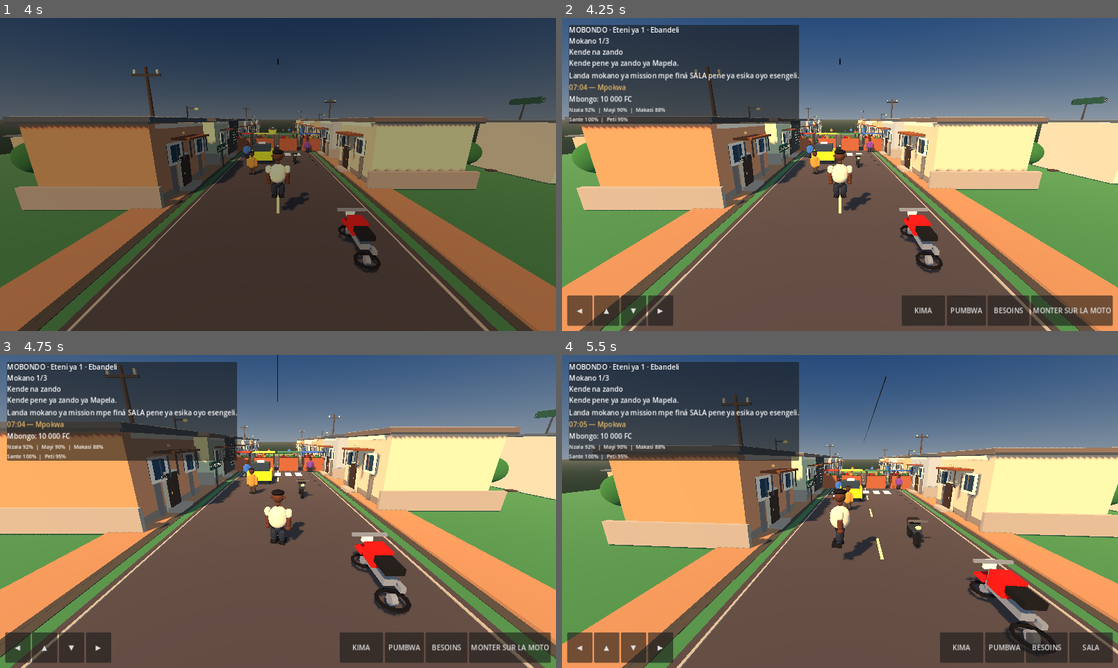
Above: before the commit, frames 1-4 (two rows, left to right).
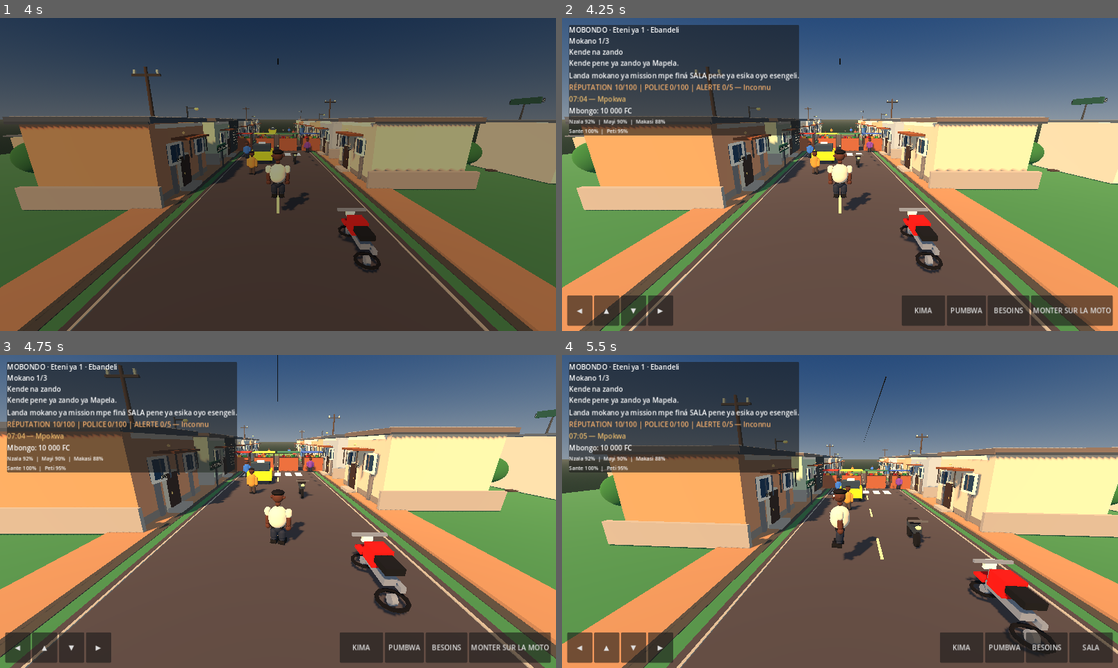
Above: after the commit, the same moments.

Repository: benimandala210-sudo/MOBONDO
Game: Godot game, scene res://scenes/main.tscn
The game is run twice, just before and just after one commit, with the same random seed, the same clock (stepped at 60 frames per second) and the same inputs.
Inputs (mouse positions are in pixels of both pictures, inside the frame that each line leads up to):
- Up to frame 1 (4 s): click "BANDÁ KOSALA" at 0.5 s; click "MODE HISTOIRE" at 1.25 s; tap Enter at 2, 3.5 s; move the mouse to (400, 158) at 2.02 s; hold D (move_right) 2.03-2.75 s; hold Shift (sprint) 2.03-2.75 s; click (400, 158) at 2.17 s; tap Space (jump) at 2.27, 2.75 s; drag from (166, 190) to (250, 237) at 2.77 s; move the mouse to (333, 105) at 3.52 s; hold D (move_right) from 3.53 s (still down); hold Shift (sprint) from 3.53 s (still down)
- Up to frame 2 (4.25 s): keep holding D (move_right); keep holding Shift (sprint)
- Up to frame 3 (4.75 s): release D (move_right) at 4.25 s; release Shift (sprint) at 4.25 s; drag from (250, 574) to (111, 464) at 4.27 s
- Up to frame 4 (5.5 s): move the mouse to (1006, 558) at 5.02 s; hold A (move_left) from 5.03 s (still down); hold Shift (sprint) from 5.03 s (still down); tap Space (jump) at 5.27 s

Frame 1 is identical in both runs. In frame 2, 2.5% of the frame differs, in the area x 1-43%, y 20-38%; in frame 3, 2.4%; in frame 4, 2.6%.

Commit message:
Integrate street reputation and police pressure HUD

Diff:
--- a/scripts/main.gd
+++ b/scripts/main.gd
@@ -5,6 +5,7 @@
 const DIALOGUE_MANAGER_SCRIPT = preload("res://scripts/dialogue_manager.gd")
 const ECONOMY_MANAGER_SCRIPT = preload("res://scripts/economy_manager.gd")
 const NEEDS_MANAGER_SCRIPT = preload("res://scripts/needs_manager.gd")
+const REPUTATION_MANAGER_SCRIPT = preload("res://scripts/reputation_manager.gd")
 const VEHICLE_CONTROLLER_SCRIPT = preload("res://scripts/vehicle_controller.gd")
 const MOBONDO_EMBLEM_SCRIPT = preload("res://scripts/mobondo_emblem.gd")
 const SAVE_PATH := "user://mobondo_save.json"
@@ -15,6 +16,8 @@
 var dialogue_manager
 var economy_manager
 var needs_manager
+var reputation_manager
+var reputation_label: Label
 var vehicle
 var vehicle_label: Label
 var vehicle_occupied := false
@@ -104,6 +107,9 @@
     needs_manager = NEEDS_MANAGER_SCRIPT.new()
     needs_manager.needs_updated.connect(_on_needs_updated)
     add_child(needs_manager)
+    reputation_manager = REPUTATION_MANAGER_SCRIPT.new()
+    reputation_manager.reputation_updated.connect(_on_reputation_updated)
+    add_child(reputation_manager)
     _load_world_state()
     if is_instance_valid(continue_button):
         continue_button.visible = has_saved_world
@@ -1158,6 +1164,8 @@
         return
     if advance_needs and is_instance_valid(needs_manager):
         needs_manager.advance(minutes)
+    if is_instance_valid(reputation_manager):
+        reputation_manager.advance_game_minutes(minutes)
     var total_minutes := world_minutes + minutes
     var crossed_days := int(floor(total_minutes / 1440.0))
     world_minutes = fposmod(total_minutes, 1440.0)
@@ -1173,6 +1181,8 @@
     world_minutes = fposmod(world_minutes + delta, 1440.0)
     if is_instance_valid(needs_manager) and not menu_active:
         needs_manager.advance(delta)
+    if is_instance_valid(reputation_manager) and not menu_active:
+        reputation_manager.advance_game_minutes(delta)
     if world_minutes < previous_minutes and is_instance_valid(economy_manager):
         economy_manager.reset_daily()
     var hour := int(world_minutes / 60.0)
@@ -1265,6 +1275,11 @@
     column.add_child(mission_label)
     status_label = Label.new()
     column.add_child(status_label)
+    reputation_label = Label.new()
+    reputation_label.text = "RÉPUTATION 10/100 | POLICE 0/100 | ALERTE 0/5"
+    reputation_label.add_theme_color_override("font_color", Color(0.95, 0.68, 0.42))
+    reputation_label.autowrap_mode = TextServer.AUTOWRAP_WORD_SMART
+    column.add_child(reputation_label)
     world_clock_label = Label.new()
     world_clock_label.text = "07:00 — Mokolo ya sika"
     world_clock_label.add_theme_color_override("font_color", Color(0.9, 0.72, 0.42))
@@ -2306,6 +2321,12 @@
 func _on_mission_message(message: String) -> void:
     status_label.text = message
 
+func _on_reputation_updated(reputation: int, police_heat: int, wanted_level: int, message: String) -> void:
+    if is_instance_valid(reputation_label) and is_instance_valid(reputation_manager):
+        reputation_label.text = reputation_manager.get_status_text() + " — " + reputation_manager.get_reputation_title()
+    if is_instance_valid(status_label):
+        status_label.text = message
+
 func _update_status() -> void:
     if not is_instance_valid(mission_manager):
         return
